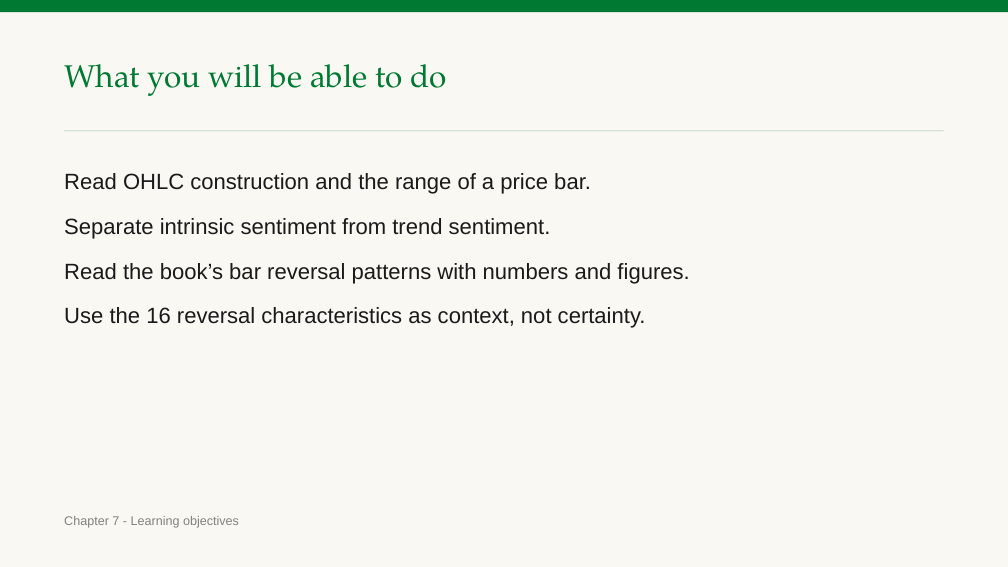
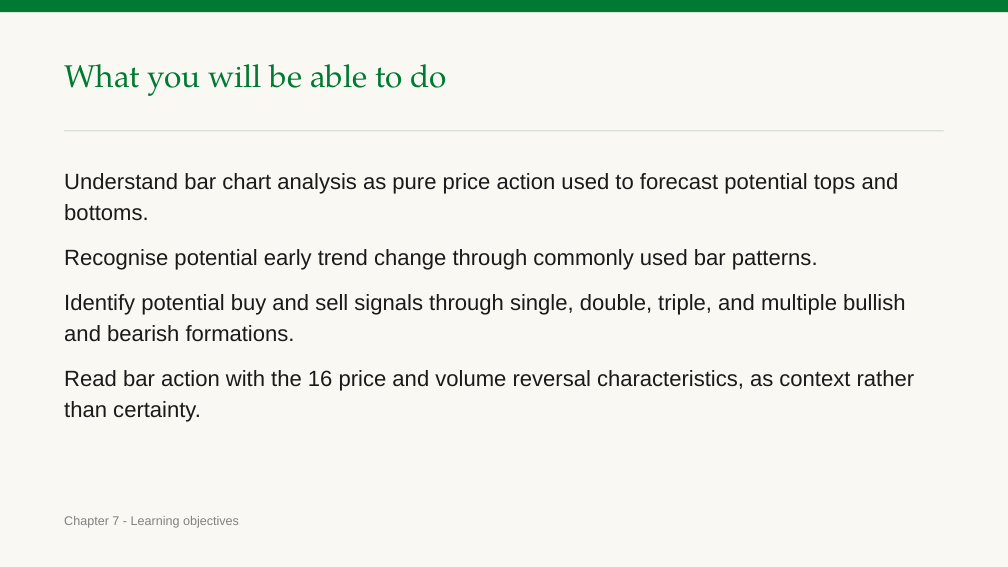
Before and after one commit to benjiesotelo-sudo/Telos_FIN1209, a slide deck: slide 2 of chapter-07/FIN1209-Chapter-07.pptx. Drawn at 1008x567 pixels with LibreOffice and Linux fonts; fonts in the diff are those of the drawing. Boxes give left, top, right and bottom in pixels: in the first picture for what was removed or moved away, otherwise in the second. Text is boxed around its words. In the diff, an @@ line names an element or a change of style, - is before the commit and + after.

Commit message:
Build Chapter 7 Part 1 price bar slides

```diff
--- a/chapter-07/FIN1209-Chapter-07.pptx
+++ b/chapter-07/FIN1209-Chapter-07.pptx
@@ text at [64, 173, 915, 422]: text changed @@
-Read OHLC construction and the range of a price bar.
-Separate intrinsic sentiment from trend sentiment.
-Read the book’s bar reversal patterns with numbers and figures.
-Use the 16 reversal characteristics as context, not certainty.
+Understand bar chart analysis as pure price action used to forecast potential tops and bottoms.
+Recognise potential early trend change through commonly used bar patterns.
+Identify potential buy and sell signals through single, double, triple, and multiple bullish and bearish formations.
+Read bar action with the 16 price and volume reversal characteristics, as context rather than certainty.
```
Also in this commit, not shown: 4 other slides changed, 14 slides added, 2 other files.
